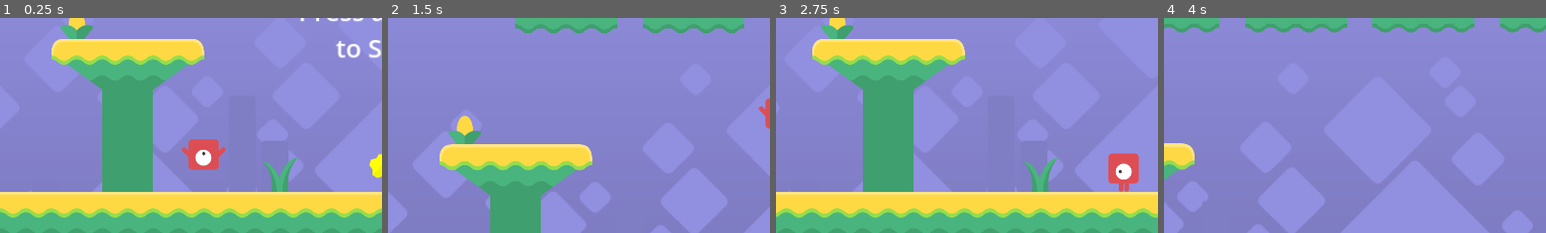
Above: before the commit, frames 1-4 (left to right).
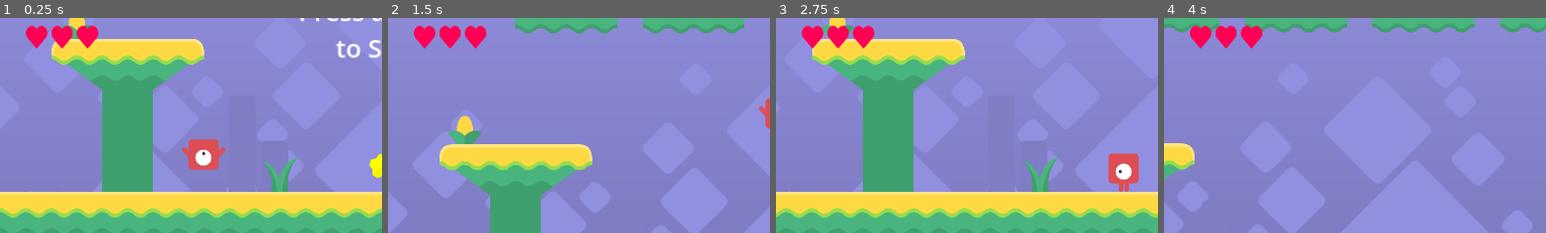
Above: after the commit, the same moments.

Repository: endlessm/moddable-platformer
Game: Godot game, scene res://main.tscn
Same seed, same stepped clock (60 frames per second), same inputs: the game is played once before the commit and once after it.
Inputs:
- Up to frame 1 (0.25 s): no input
- Up to frame 2 (1.5 s): tap Enter (ui_accept) at 0.5, 0.77 s; hold Right (ui_right) from 0.53 s (still down)
- Up to frame 3 (2.75 s): tap Enter (ui_accept) at 1.52 s; release Right (ui_right) at 2.03 s; hold Left (ui_left) from 2.03 s (still down)
- Up to frame 4 (4 s): release Left (ui_left) at 2.78 s; hold Right (ui_right) from 2.78 s (still down); tap Enter (ui_accept) at 3.02, 3.77 s
The pictures show only the part of the screen within x 0-50%, y 19-69%; the shares and areas given below are measured in that part.

The runs differ from the first frame. In frame 1, 1.2% of the frame differs, in the area x 6-26%, y 3-15%; in frame 2, 1.2%; in frame 3, 1.2%; in frame 4, 1.2%.

Commit message:
Support multiple player lives
Allow having more than one life for the player with the moddable default
set to 3. In a slight change, when the player contacts an enemy, it
loses a life in addition to being reset to the original position.
Similarly, falling into a danger zone resets the position in addition to
losing a life.

The lives are indicated by a row of hearts in the HUD. For simplicity, a
TextureRect that tiles the heart on expansion is used. It would probably
be more flexible to use a GridContainer.

https://phabricator.endlessm.com/T35581

Diff:
--- a/components/enemy/enemy.gd
+++ b/components/enemy/enemy.gd
@@ -8,8 +8,8 @@
 ## Does the enemy fall off edges?
 @export var fall_off_edge: bool = false
 
-## Does the enemy reset the player?
-@export var reset_player: bool = true
+## Does the player lose a life when contacting the enemy?
+@export var player_loses_life: bool = true
 
 ## Can the enemy be squashed by the player?
 @export var squashable: bool = true
@@ -73,6 +73,5 @@
 		if squashable and body.velocity.y > 0 and body.position.y < position.y:
 			body.velocity.y = body.jump_velocity
 			queue_free()
-		else:
-			if reset_player:
-				body.reset()
+		elif player_loses_life:
+			Global.lives -= 1
--- a/hud.tscn
+++ b/hud.tscn
@@ -1,6 +1,7 @@
-[gd_scene load_steps=2 format=3 uid="uid://jt80gv02u4f2"]
+[gd_scene load_steps=3 format=3 uid="uid://jt80gv02u4f2"]
 
 [ext_resource type="Script" path="res://scripts/hud.gd" id="1_8msyy"]
+[ext_resource type="Texture2D" uid="uid://d3um1i1lgu153" path="res://assets/heart.png" id="2_yyptq"]
 
 [node name="HUD" type="CanvasLayer"]
 script = ExtResource("1_8msyy")
@@ -83,3 +84,13 @@
 offset_bottom = 128.0
 theme_override_font_sizes/font_size = 64
 text = "0"
+
+[node name="Lives" type="TextureRect" parent="."]
+unique_name_in_owner = true
+offset_left = 60.0
+offset_top = 220.0
+offset_right = 124.0
+offset_bottom = 284.0
+texture = ExtResource("2_yyptq")
+expand_mode = 1
+stretch_mode = 1
--- a/scripts/dangerzone.gd
+++ b/scripts/dangerzone.gd
@@ -13,5 +13,5 @@
 
 
 func _on_body_entered(_body):
-	Global.game_ended.emit(Global.Endings.LOSE)
 	dangerzone_entered.emit()
+	Global.lives -= 1
--- a/scripts/global.gd
+++ b/scripts/global.gd
@@ -1,6 +1,7 @@
 extends Node
 
 signal coin_collected
+signal lives_changed
 signal game_ended(ending: Endings)
 signal gravity_changed(gravity: float)
 signal timer_added
@@ -12,6 +13,10 @@
 
 ## Stores the collected coins.
 var coins: int = 0
+
+## Stores the number of remaining lives.
+var lives: int = 0:
+	set = _set_lives
 
 
 func collect_coin():
@@ -30,3 +35,12 @@
 
 func _on_timer_timeout():
 	game_ended.emit(Endings.LOSE)
+
+
+func _set_lives(value):
+	if value < 0:
+		return
+	lives = value
+	lives_changed.emit()
+	if lives <= 0:
+		game_ended.emit(Global.Endings.LOSE)
--- a/scripts/hud.gd
+++ b/scripts/hud.gd
@@ -12,6 +12,7 @@
 
 func _ready():
 	Global.coin_collected.connect(_on_coin_collected)
+	Global.lives_changed.connect(_on_lives_changed)
 	Global.game_ended.connect(_on_game_ended)
 	Global.timer_added.connect(_on_timer_added)
 	set_process(false)
@@ -36,5 +37,13 @@
 	set_process(true)
 
 
+func _on_lives_changed():
+	set_lives(Global.lives)
+
+
+func set_lives(lives: int):
+	%Lives.offset_right = %Lives.offset_left + lives * %Lives.texture.get_width()
+
+
 func _on_game_ended(ending: Global.Endings):
 	ending_labels[ending].visible = true
--- a/scripts/player.gd
+++ b/scripts/player.gd
@@ -44,6 +44,7 @@
 		set_physics_process(false)
 	else:
 		Global.gravity_changed.connect(_on_gravity_changed)
+		Global.lives_changed.connect(_on_lives_changed)
 
 	original_position = position
 	_set_speed(speed)
@@ -55,6 +56,10 @@
 
 
 func _physics_process(delta):
+	# Don't move if there are no lives left.
+	if Global.lives <= 0:
+		return
+
 	# Add the gravity.
 	if not is_on_floor():
 		velocity.y += gravity * delta
@@ -88,3 +93,8 @@
 
 func reset():
 	position = original_position
+
+
+func _on_lives_changed():
+	if Global.lives > 0:
+		reset()
--- a/scripts/rules_goals/game_logic.gd
+++ b/scripts/rules_goals/game_logic.gd
@@ -17,6 +17,9 @@
 ## You lose if this time runs out.
 ## If zero (default), there won't be a time limit to win.
 @export_range(0, 60, 0.9, "or_greater") var time_limit: int = 0
+
+## How many lives does the player have?
+@export_range(1, 9) var lives: int = 3
 
 @export_group("World Properties")
 
@@ -46,6 +49,7 @@
 			var coins = []
 			_get_all_coins(get_parent(), coins)
 			coins_to_win = coins.size()
+	Global.lives = lives
 
 	if time_limit > 0:
 		Global.setup_timer(time_limit)
Binary file added: assets/heart.png
Not shown, added: assets/heart.png.import
